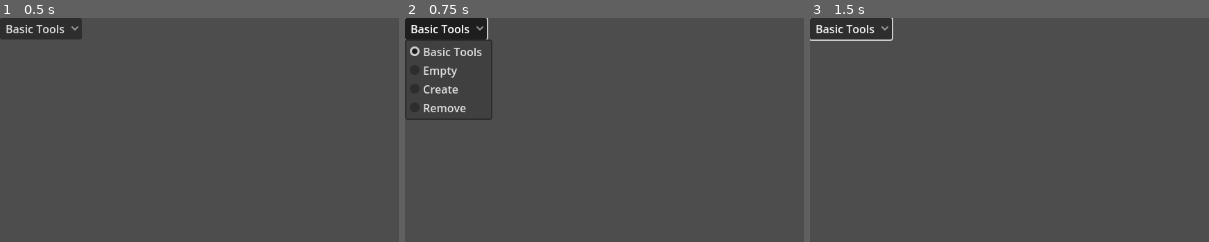
Above: before the commit, frames 1-3 (left to right).
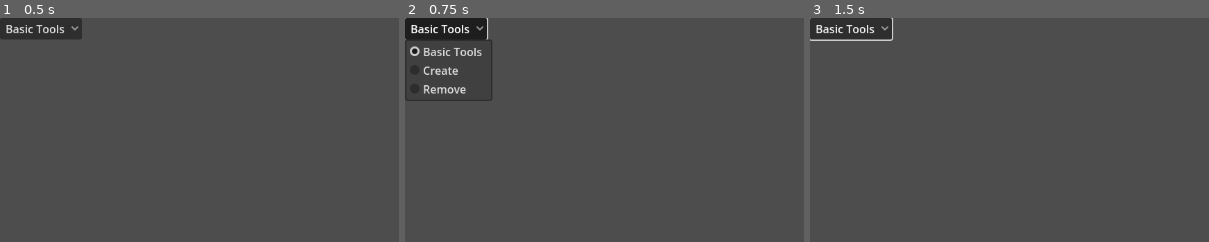
Above: after the commit, the same moments.

Repository: rlake08/Jauchium
Game: Godot game, scene res://node_2d.tscn
The game is run twice, just before and just after one commit, with the same random seed, the same clock (stepped at 60 frames per second) and the same inputs. The engine's default icon, where the game draws it, is replaced by a stand-in: a white triangle on a blue panel in a dark square.
Inputs (mouse positions are % of the whole screen's width and height, from its top left):
- Up to frame 1 (0.5 s): no input
- Up to frame 2 (0.75 s): click "Basic Tools" at 0.5 s
- Up to frame 3 (1.5 s): tap Enter at 1.25 s; move the mouse to (72, 45) at 1.27 s; hold Right (right) from 1.28 s (still down); click (72, 45) at 1.42 s
The pictures show only the part of the screen within x 0-50%, y 0-50%; the shares and areas given below are measured in that part.

Frame 1 is identical in both runs. In frame 2, 0.8% of the frame differs, in the area x 0-22%, y 21-46%; in frame 3, nothing differs.

Commit message:
Add files via upload
bugfixes + improvements

Diff:
--- a/controls.gd
+++ b/controls.gd
@@ -19,7 +19,7 @@
 	GetInput();
 	move_and_slide();
 
-func _input(event: InputEvent) -> void:
+func _unhandled_input(event: InputEvent) -> void:
 	if event is InputEventMouseButton:
 		if event.button_index == MOUSE_BUTTON_LEFT and event.is_pressed():
 				var Function = MouseLFunction;
--- a/node_2d.tscn
+++ b/node_2d.tscn
@@ -26,20 +26,19 @@
 anchor_bottom = 1.0
 grow_horizontal = 2
 grow_vertical = 2
+mouse_filter = 1
 
 [node name="OptionButton" type="OptionButton" parent="CanvasLayer/Control"]
 layout_mode = 0
 offset_right = 118.0
 offset_bottom = 31.0
 selected = 0
-item_count = 4
+item_count = 3
 popup/item_0/text = "Basic Tools"
-popup/item_1/text = "Empty"
+popup/item_1/text = "Create"
 popup/item_1/id = 1
-popup/item_2/text = "Create"
+popup/item_2/text = "Remove"
 popup/item_2/id = 2
-popup/item_3/text = "Remove"
-popup/item_3/id = 3
 script = ExtResource("2_nh4rn")
 
 [node name="Icon" type="Sprite2D" parent="."]
--- a/option_button.gd
+++ b/option_button.gd
@@ -16,8 +16,6 @@
 	if (index == 0):
 		character_body_2d.MouseLFunction = "Empty";
 	if (index == 1):
-		character_body_2d.MouseLFunction = "Empty";
+		character_body_2d.MouseLFunction = "Create";
 	if (index == 2):
-		character_body_2d.MouseLFunction = "Create";
-	if (index == 3):
 		character_body_2d.MouseLFunction = "Remove";
